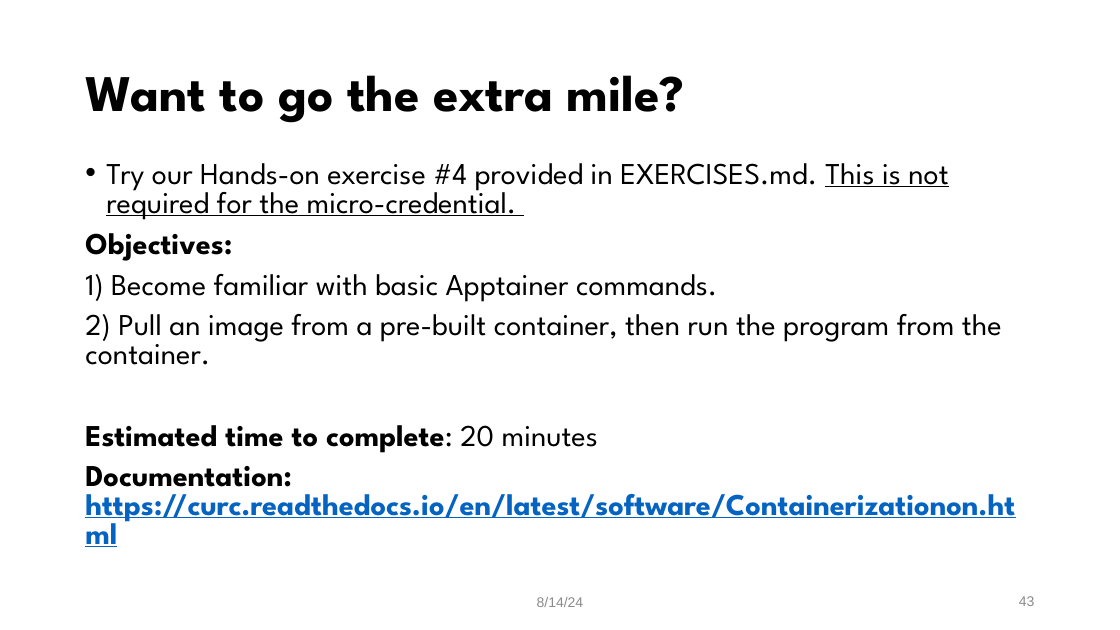
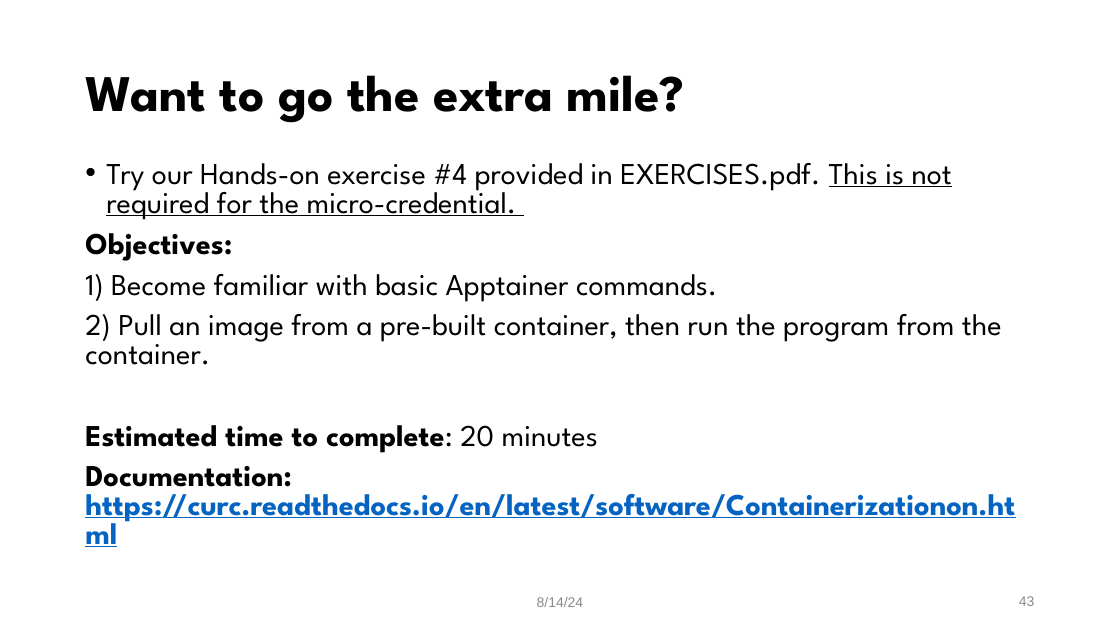
Before and after one commit to mohalkh5/hpc_fundamentals_micro_credential, a slide deck: slide 43 of installing_software/installing_software.pptx. Drawn at 1120x630 pixels with LibreOffice and Linux fonts; fonts in the diff are those of the drawing; background and template pictures are left out. Boxes give left, top, right and bottom in pixels: in the first picture for what was removed or moved away, otherwise in the second. Text is boxed around its words. In the diff, an @@ line names an element or a change of style, - is before the commit and + after.

Commit message:
direct people to EXERCISES.pdf instead of EXERCISES.md, add PDF version of EXERCISES

```diff
--- a/installing_software/installing_software.pptx
+++ b/installing_software/installing_software.pptx
@@ text at (106, 163, 952, 220): text changed @@
-• Try our Hands-on exercise #4 provided in EXERCISES.md. This is not required for the micro-credential.
+• Try our Hands-on exercise #4 provided in EXERCISES.pdf. This is not required for the micro-credential.
```
Also in this commit, not shown: 3 other slides changed, 2 other files.
